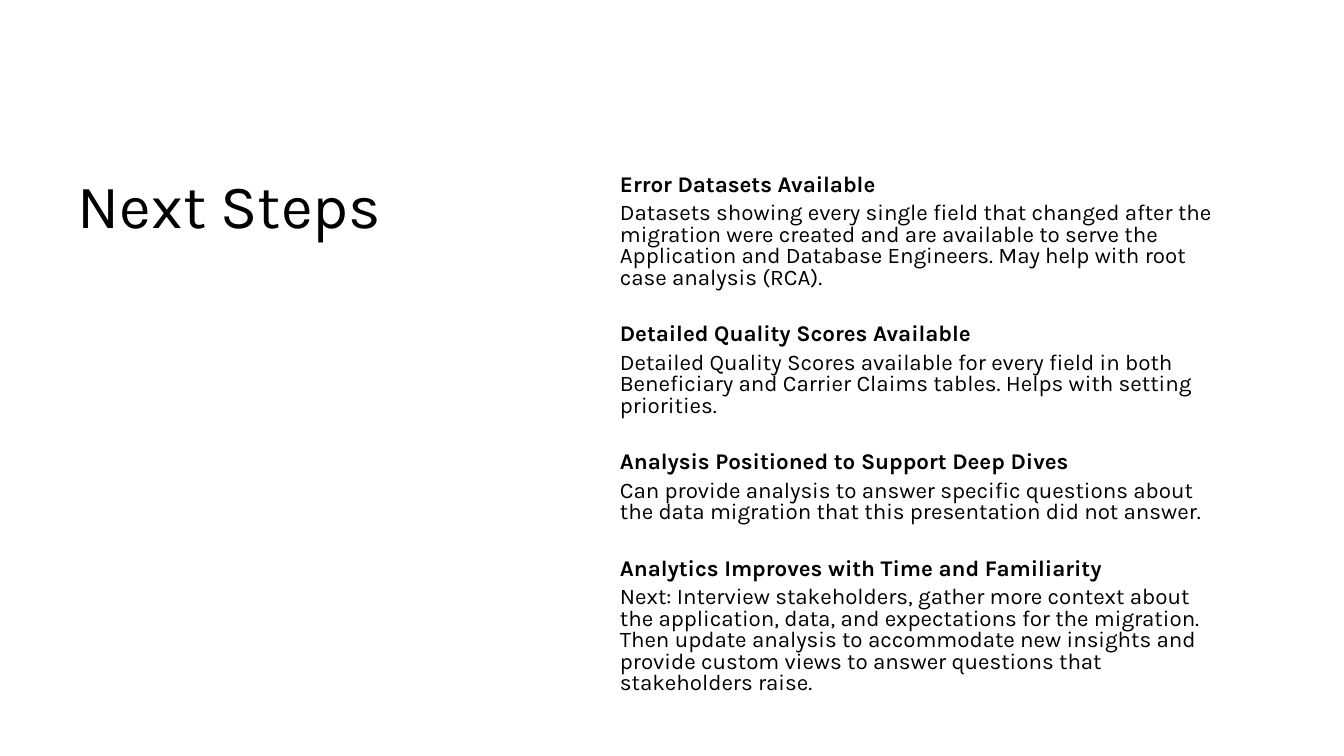
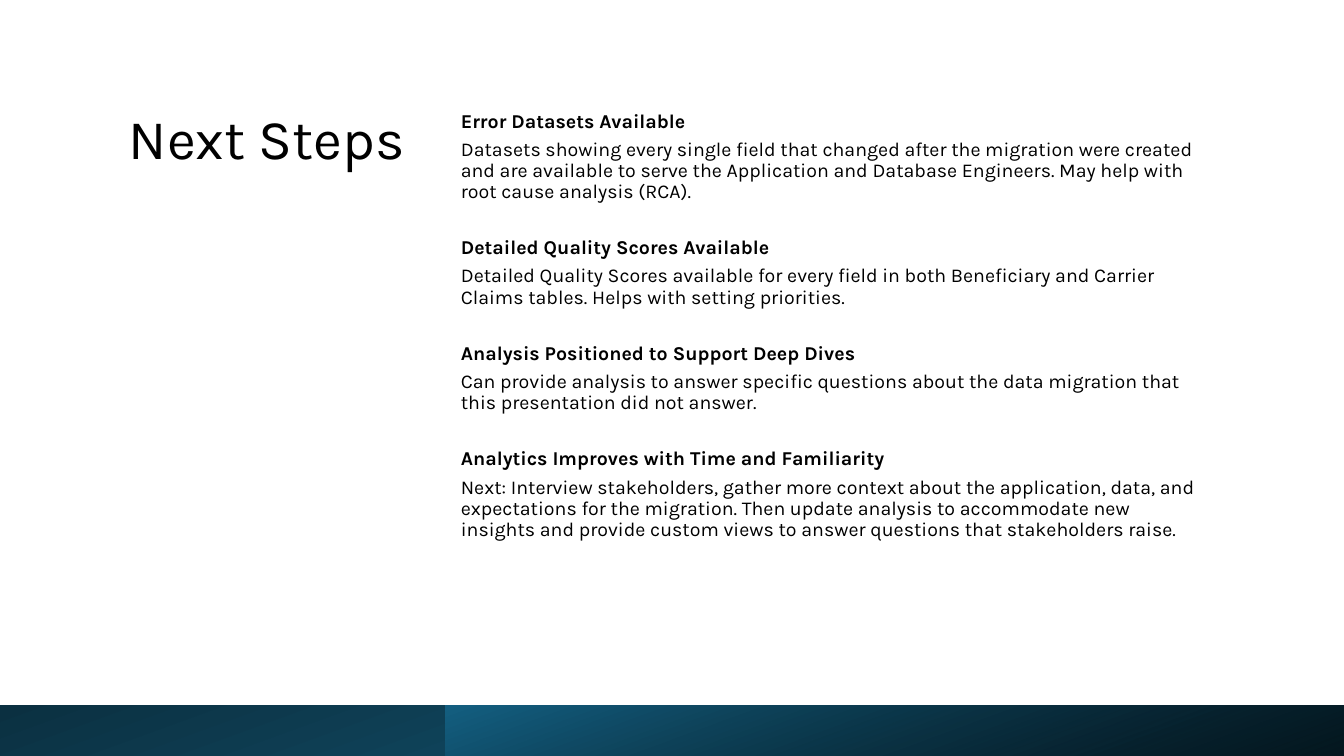
Before and after one commit to BensonJT/data_eng_exercise, a slide deck: slide 16 of Data Migration Analysis.pptx (slide 12 before the commit). Drawn at 1344x756 pixels with LibreOffice and Linux fonts; fonts in the diff are those of the drawing. Boxes give left, top, right and bottom in pixels: in the first picture for what was removed or moved away, otherwise in the second. Text is boxed around its words. In the diff, an @@ line names an element or a change of style, - is before the commit and + after.

```diff
--- a/Data Migration Analysis.pptx
+++ b/Data Migration Analysis.pptx
@@ title "Next Steps": place and size @@
-title "Next Steps" at box(78, 188, 381, 243)
+title "Next Steps" at box(129, 123, 405, 172)
@@ title "Next Steps" at box(129, 123, 405, 172): size 44 to 40 pt; alignment left to right @@
@@ text "Error Datasets Available": place and size @@
-text "Error Datasets Available" at box(620, 176, 1211, 691)
+text "Error Datasets Available" at box(461, 114, 1194, 541)
@@ text at box(461, 114, 1194, 541): size 16 to 14 pt in "Error Datasets Available", "Detailed Quality Scores Available", "Detailed Quality Scores available for every field ...", "Analysis Positioned to Support Deep Dives" and 3 more places; line spacing 0.8 to 0.9 @@
@@ text at box(461, 142, 1192, 203): text changed; size 16 to 14 pt @@
-  Datasets showing every single field that changed after the migration were created and are available to serve the Application and Database Engineers. May help with root case analysis (RCA).
+  Datasets showing every single field that changed after the migration were created and are available to serve the Application and Database Engineers. May help with root cause analysis (RCA).
@@ rectangle added at box(0, 706, 1344, 756), fill gradient #156082 to #0B3041 @@
@@ rectangle added at box(446, 706, 1344, 756), fill gradient #000000 to #156082 @@
```
Also in this commit, not shown: 6 other slides changed, 4 slides added, 1 slide removed, 1 other file.
